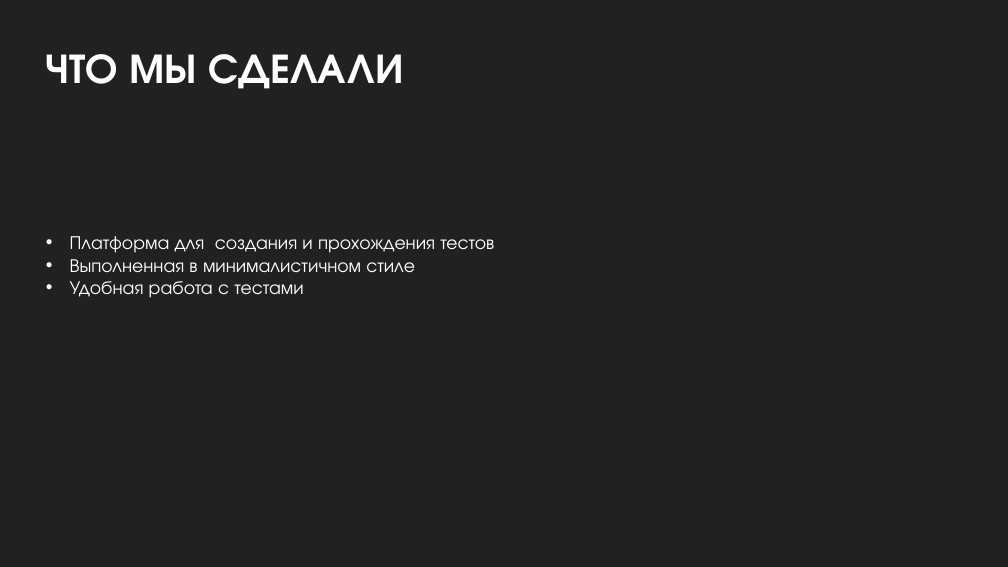
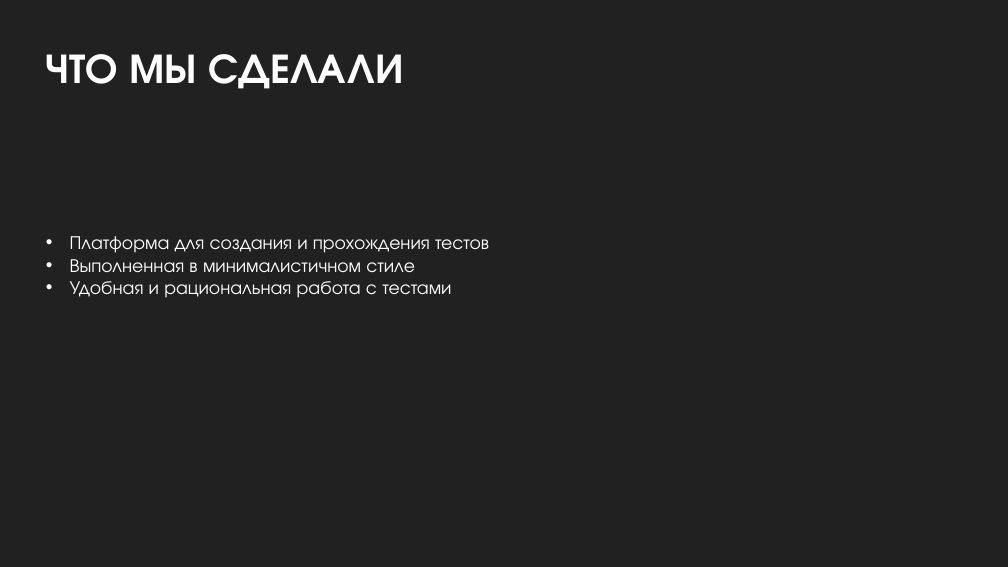
Before and after one commit to BadCatSet/YalWeb2022, a slide deck: slide 2 of документация/презентация.pptx. Drawn at 1008x567 pixels with LibreOffice and Linux fonts; fonts in the diff are those of the drawing. Boxes give left, top, right and bottom in pixels: in the first picture for what was removed or moved away, otherwise in the second. Text is boxed around its words. In the diff, an @@ line names an element or a change of style, - is before the commit and + after.

```diff
--- a/документация/презентация.pptx
+++ b/документация/презентация.pptx
@@ text at <box>70,281,451,298</box>: text changed @@
-• Удобная работа с тестами
+• Удобная и рациональная работа с тестами
```
Also in this commit, not shown: 5 slides added, 5 slides removed, 1 other file.
